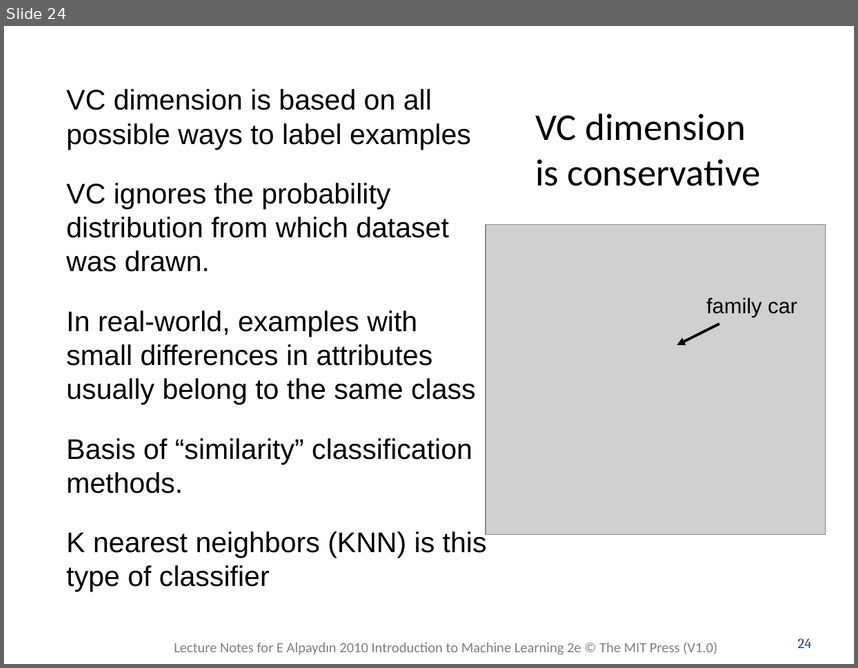
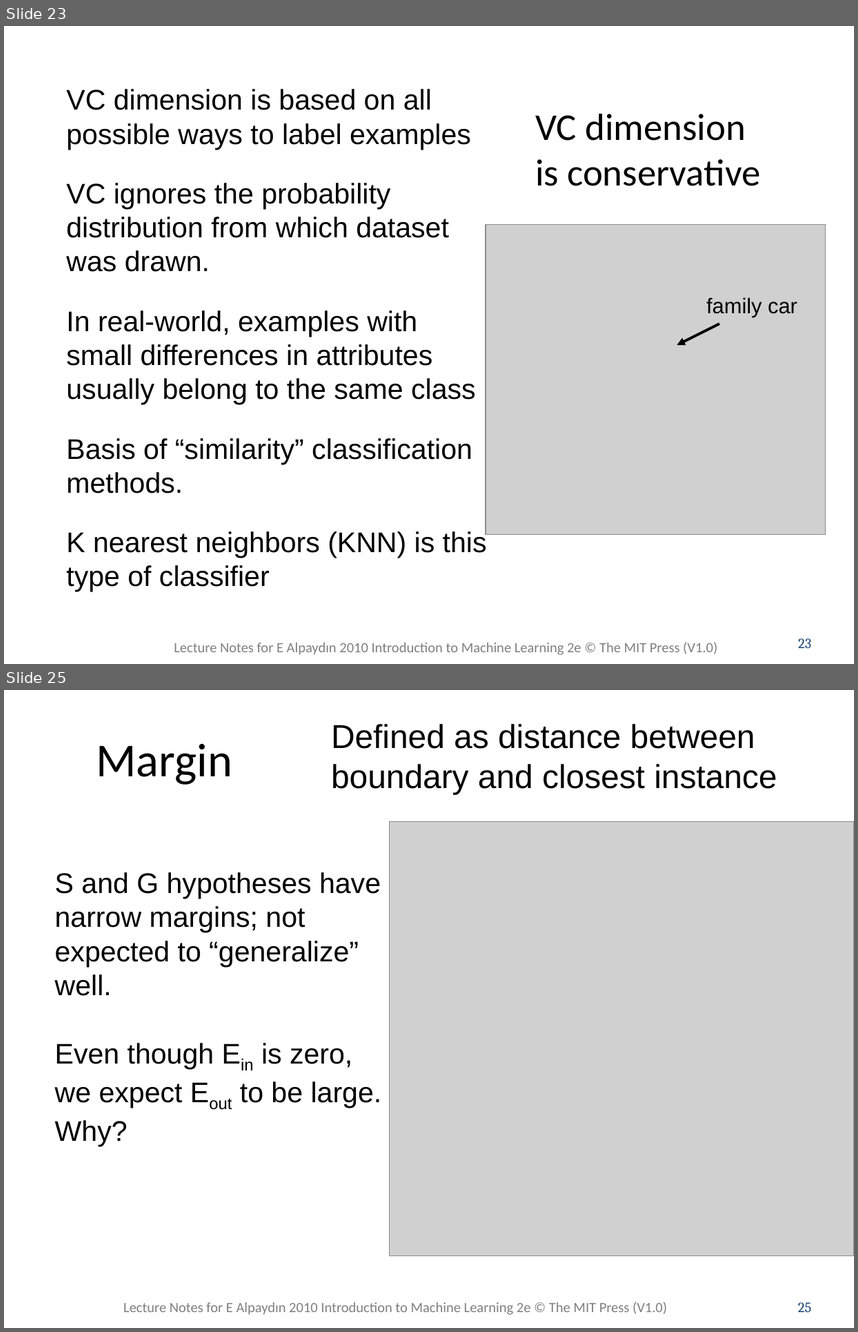
Before and after one commit to zhy9036/cs_2016_fall, a slide deck: 534_ANN/fundamentals of machine leaning 1.pptx. Shown one above the other, each under a label of ours: slide 24 before the commit, slides 23 and 25 after it; the slides between them are not shown. The pictures are 858x668 and 858x1332 pixels, drawn with LibreOffice and Linux fonts; fonts in the diff are those of the drawing; grey boxes stand for pictures. Boxes give left, top, right and bottom in pixels: in the first picture for what was removed or moved away, otherwise in the second. Text is boxed around its words. In the diff, an @@ line names an element or a change of style, - is before the commit and + after.

```diff
--- a/534_ANN/fundamentals of machine leaning 1.pptx
+++ b/534_ANN/fundamentals of machine leaning 1.pptx
@@ slide 25 added at [4,690,854,1328], background #FFFFFF @@
@@ text added at [331,724,777,794], 28 pt, text #000000 @@
+Defined as distance between
+boundary and closest instance
@@ title added at [96,744,232,785], 40 pt, text #000000 @@
+Margin
@@ picture added at [389,822,854,1255] @@
@@ text added at [55,872,382,1146], 24 pt, text #000000 @@
+S and G hypotheses have
+narrow margins; not expected to “generalize”
+well.
+Even though Ein is zero,
+we expect Eout to be large.
+Why?
@@ text added at [123,1301,667,1314], 12 pt, text #7F7F7F @@
+Lecture Notes for E Alpaydın 2010 Introduction to Machine Learning 2e © The MIT Press (V1.0)
@@ page number added at [798,1302,811,1312], 12 pt, text #1E4677 @@
+25
@@ what was slide 24 is now slide 23 @@
@@ page number at [798,638,811,648]: text changed @@
-24
+23
```
Also in this commit, not shown: 7 slides changed, 3 other slides added.
